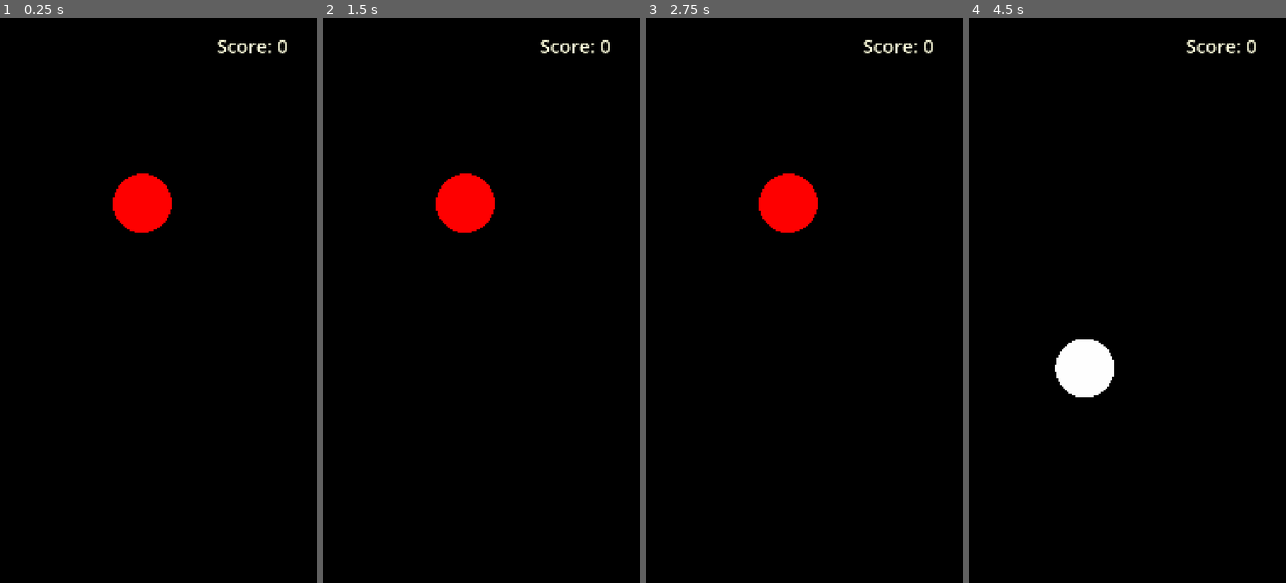
Above: before the commit, frames 1-4 (left to right).
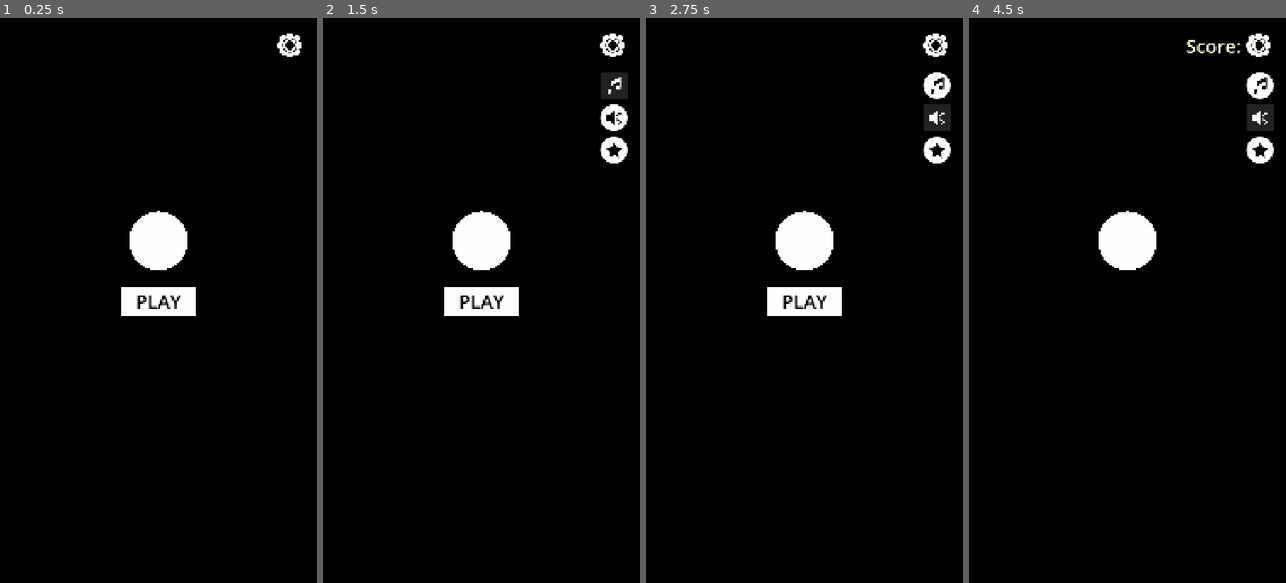
Above: after the commit, the same moments.

Repository: ngtrend/attictive
Game: Godot game, scene res://main.tscn
Same seed, same stepped clock (60 frames per second), same inputs: the game is played once before the commit and once after it. Before the commit the project starts from res://gameplay.tscn.
Inputs (mouse positions are in pixels of both pictures, inside the frame that each line leads up to):
- Up to frame 1 (0.25 s): no input
- Up to frame 2 (1.5 s): click (611, 46) at 0.52 s; click (614, 85) at 1.27 s
- Up to frame 3 (2.75 s): click (937, 119) at 2.02 s
- Up to frame 4 (4.5 s): click (1260, 147) at 2.77 s; click (1127, 300) at 3.5 s, where only the run after the commit has a clickable "PLAY"; click (1260, 119) at 4.27 s

The runs differ from the first frame. In frame 1, 4.3% of the frame differs, in the area x 35-96%, y 2-53%; in frame 2, 5.2%; in frame 3, 5.3%, in the area x 35-97%, y 2-53%; in frame 4, 4.2%.

Commit message:
req minimized , settings , ui controls added

Diff:
--- a/assert/ui_base.tres
+++ b/assert/ui_base.tres
@@ -1,5 +1,11 @@
 [gd_resource type="Theme" format=3 uid="uid://cadcsrqf66x6v"]
 
+[sub_resource type="StyleBoxFlat" id="StyleBoxFlat_wtq8p"]
+bg_color = Color(1, 1, 1, 1)
+
 [resource]
+Button/colors/font_color = Color(0, 0, 0, 1)
+Button/font_sizes/font_size = 64
+Button/styles/normal = SubResource("StyleBoxFlat_wtq8p")
 Label/colors/font_color = Color(1, 1, 0.87034494, 1)
 Label/font_sizes/font_size = 64
--- /dev/null
+++ b/assert/ui_control_buttons.tres
@@ -0,0 +1,13 @@
+[gd_resource type="Theme" format=3 uid="uid://d2rf1u254572j"]
+
+[sub_resource type="StyleBoxFlat" id="StyleBoxFlat_ixy46"]
+bg_color = Color(1, 1, 1, 1)
+corner_radius_top_left = 50
+corner_radius_top_right = 50
+corner_radius_bottom_right = 50
+corner_radius_bottom_left = 50
+
+[resource]
+Button/colors/icon_normal_color = Color(0, 0, 0, 1)
+Button/constants/icon_max_width = 55
+Button/styles/normal = SubResource("StyleBoxFlat_ixy46")
--- a/gameplay.gd
+++ b/gameplay.gd
@@ -1,17 +1,16 @@
 extends Node
+
 var score := 0
+var first_circle_position := Vector2.ZERO
+var circle_raduis := 100.0
+
 func register_circle(circle):
 	circle.popped_signal.connect(on_circle_popped)
-func on_circle_popped(circle_type: String, is_manual : bool):
-	if is_manual:
-		if circle_type == "red":
-			score -= 1
-		elif  circle_type == "white":
-			score += 1
-	#penality for missing white circles
-	else:
-		if circle_type == "white":
-			score -= 1
+func on_circle_popped(circle_type: String):
+	if circle_type == "red":
+		score -= 5
+	elif  circle_type == "white":
+		score += 1
 	if score <= 0: score = 0
 	print(score)
 	PlayFab.submit_score(score)
--- /dev/null
+++ b/main.tscn
@@ -0,0 +1,117 @@
+[gd_scene format=3 uid="uid://cs4btmtb1fyae"]
+
+[ext_resource type="Script" uid="uid://wigx3xk6xccr" path="res://script/main.gd" id="1_0xm2m"]
+[ext_resource type="Script" uid="uid://cxajlar7ijjwd" path="res://script/main_circle.gd" id="2_1bvp3"]
+[ext_resource type="Theme" uid="uid://cadcsrqf66x6v" path="res://assert/ui_base.tres" id="2_h2yge"]
+[ext_resource type="Texture2D" uid="uid://rkq7qq4e4ajl" path="res://assert/icon/settings.png" id="2_lquwl"]
+[ext_resource type="PackedScene" uid="uid://b5ohddlhrriqj" path="res://gameplay.tscn" id="4_1bvp3"]
+[ext_resource type="Texture2D" uid="uid://bqa5lrg6de1ma" path="res://assert/icon/music-on.png" id="6_5vw27"]
+[ext_resource type="Theme" uid="uid://d2rf1u254572j" path="res://assert/ui_control_buttons.tres" id="6_kek77"]
+[ext_resource type="Texture2D" uid="uid://ws73uais0258" path="res://assert/icon/sfx-on.png" id="7_kek77"]
+[ext_resource type="Texture2D" uid="uid://uj78frq6lhht" path="res://assert/icon/star.png" id="8_4c57u"]
+
+[sub_resource type="StyleBoxFlat" id="StyleBoxFlat_efxa6"]
+bg_color = Color(0, 0, 0, 0)
+
+[node name="Main" type="Control" unique_id=332869437]
+layout_mode = 3
+anchors_preset = 15
+anchor_right = 1.0
+anchor_bottom = 1.0
+grow_horizontal = 2
+grow_vertical = 2
+mouse_filter = 2
+script = ExtResource("1_0xm2m")
+
+[node name="ColorRect" type="ColorRect" parent="." unique_id=1125886328]
+layout_mode = 1
+anchors_preset = 15
+anchor_right = 1.0
+anchor_bottom = 1.0
+grow_horizontal = 2
+grow_vertical = 2
+color = Color(0, 0, 0, 1)
+
+[node name="MenuUi" type="CenterContainer" parent="." unique_id=2112470354]
+layout_mode = 1
+anchors_preset = 8
+anchor_left = 0.5
+anchor_top = 0.5
+anchor_right = 0.5
+anchor_bottom = 0.5
+offset_left = -20.0
+offset_top = -20.0
+offset_right = 20.0
+offset_bottom = 20.0
+grow_horizontal = 2
+grow_vertical = 2
+
+[node name="VBoxContainer" type="VBoxContainer" parent="MenuUi" unique_id=1365336637]
+layout_mode = 2
+
+[node name="Circle" type="Control" parent="MenuUi/VBoxContainer" unique_id=692052387]
+layout_mode = 2
+script = ExtResource("2_1bvp3")
+
+[node name="PlayButton" type="Button" parent="MenuUi/VBoxContainer" unique_id=1294199350]
+custom_minimum_size = Vector2(250, 100)
+layout_mode = 2
+theme = ExtResource("2_h2yge")
+text = "PLAY"
+
+[node name="Gameplay" parent="." unique_id=2067771726 instance=ExtResource("4_1bvp3")]
+visible = false
+layout_mode = 1
+
+[node name="MarginContainer" type="MarginContainer" parent="." unique_id=1614360673]
+layout_mode = 1
+anchors_preset = 1
+anchor_left = 1.0
+anchor_right = 1.0
+offset_left = -135.0
+offset_bottom = 135.0
+grow_horizontal = 0
+theme_override_constants/margin_top = 50
+theme_override_constants/margin_right = 50
+
+[node name="VBoxContainer" type="VBoxContainer" parent="MarginContainer" unique_id=341804314]
+layout_mode = 2
+theme_override_constants/separation = 20
+
+[node name="SettingsButton" type="TextureButton" parent="MarginContainer/VBoxContainer" unique_id=1076377240]
+layout_mode = 2
+texture_normal = ExtResource("2_lquwl")
+texture_pressed = ExtResource("2_lquwl")
+texture_hover = ExtResource("2_lquwl")
+
+[node name="SettingsPanel" type="Panel" parent="MarginContainer/VBoxContainer" unique_id=1932950742]
+layout_mode = 2
+theme_override_styles/panel = SubResource("StyleBoxFlat_efxa6")
+
+[node name="Controls" type="VBoxContainer" parent="MarginContainer/VBoxContainer/SettingsPanel" unique_id=641236981]
+layout_mode = 0
+offset_right = 93.0
+offset_bottom = 309.0
+theme_override_constants/separation = 20
+alignment = 1
+
+[node name="MusicButton" type="Button" parent="MarginContainer/VBoxContainer/SettingsPanel/Controls" unique_id=422716294]
+layout_mode = 2
+size_flags_vertical = 3
+theme = ExtResource("6_kek77")
+icon = ExtResource("6_5vw27")
+icon_alignment = 1
+
+[node name="SfxButton" type="Button" parent="MarginContainer/VBoxContainer/SettingsPanel/Controls" unique_id=1319275068]
+layout_mode = 2
+size_flags_vertical = 3
+theme = ExtResource("6_kek77")
+icon = ExtResource("7_kek77")
+icon_alignment = 1
+
+[node name="EditButton" type="Button" parent="MarginContainer/VBoxContainer/SettingsPanel/Controls" unique_id=796270489]
+layout_mode = 2
+size_flags_vertical = 3
+theme = ExtResource("6_kek77")
+icon = ExtResource("8_4c57u")
+icon_alignment = 1
--- a/project.godot
+++ b/project.godot
@@ -15,7 +15,7 @@
 [application]
 
 config/name="bubbleshot"
-run/main_scene="uid://b5ohddlhrriqj"
+run/main_scene="uid://cs4btmtb1fyae"
 config/features=PackedStringArray("4.6", "Mobile")
 boot_splash/show_image=false
 boot_splash/stretch_mode=0
--- a/script/circle.gd
+++ b/script/circle.gd
@@ -2,12 +2,11 @@
 
 signal popped_signal(circle_type: String)
 
-@export var radius := 20.0
 @export var circle_color := Color.WHITE
-@export var life_span := 3.0
 @export var play_area : NodePath
 @export var effects_node : NodePath
 @export var ripple_scene : PackedScene
+@export var red_spawn_threshold := 10
 
 const CIRCLE_COLORS = {
 	"white" : Color.WHITE,
@@ -15,8 +14,10 @@
 }
 const COLOR_POOL = ["white", "white","white","white", "red"]
 var popped := false
+
+var radius := GamePlay.circle_raduis
 var circle_type := "white"
-var life_timer : Timer
+var first_circle := true
 
 func _draw() -> void:
 	if popped:
@@ -24,25 +25,22 @@
 	draw_circle(Vector2.ZERO, radius, circle_color)
 
 func _ready() -> void:
+	print("Circle entred")
 	randomize()
 	assign_random_color()
 	GamePlay.register_circle(self)
-	life_timer = Timer.new()
-	life_timer.one_shot = true
-	life_timer.timeout.connect(_on_life_span_expires)
-	add_child(life_timer)
 
 	await get_tree().create_timer(0.1).timeout
-	global_position = get_random_position()
+	if first_circle:
+		global_position = GamePlay.first_circle_position
+		first_circle = false
+	else:
+		global_position = get_random_position()
 	queue_redraw()
 
-	life_timer.start(life_span)
-func _on_life_span_expires():
-	if popped:
-		return
-	pop(false)
 func assign_random_color() -> void:
-	circle_type = COLOR_POOL[randi() % COLOR_POOL.size()]
+	var selected_circle_type = COLOR_POOL[randi() % COLOR_POOL.size()]
+	circle_type = selected_circle_type if GamePlay.score > red_spawn_threshold else "white"
 	circle_color = CIRCLE_COLORS[circle_type]
 func _unhandled_input(event: InputEvent) -> void:
 	if popped:
@@ -51,10 +49,14 @@
 		if event.button_index == MOUSE_BUTTON_LEFT and event.pressed:
 			if is_mouse_inside():
 				pop()
+			elif is_player_inside_play_area(event.position) and circle_type == "red":
+				pop(true)
 	elif event is InputEventScreenTouch:
 		if event.pressed:
 			if is_touch_inside(event.position):
 				pop()
+			elif is_player_inside_play_area(event.position) and circle_type == "red":
+				pop(true)
 func is_touch_inside(pos : Vector2) -> bool:
 	var local_pos = to_local(pos)
 	return local_pos.length() <= radius
@@ -63,6 +65,9 @@
 func get_play_area_size() -> Rect2:
 	var play_area_rect = get_node(play_area) as ColorRect
 	return play_area_rect.get_global_rect()
+func is_player_inside_play_area(pos : Vector2):
+	var rect := get_play_area_size()
+	return rect.has_point(pos)
 func get_random_position() -> Vector2:
 	var rect := get_play_area_size()
 	var x = randf_range(rect.position.x + radius , rect.position.x + rect.size.x - radius)
@@ -73,12 +78,12 @@
 	assign_random_color()
 	global_position = get_random_position()
 	queue_redraw()
-	life_timer.start(life_span)
-func pop(is_manual : bool = true):
+func pop(off_red : bool = false):
 	if popped:
 		return
 	popped = true
-	emit_signal("popped_signal",circle_type, is_manual)
+	if !off_red:
+		emit_signal("popped_signal",circle_type)
 	_spawn_ripple_at_global(global_position)
 	await get_tree().create_timer(0.1).timeout
 	respawn()
--- /dev/null
+++ b/script/main.gd
@@ -0,0 +1,75 @@
+extends Control
+@onready var play_button: Button = $MenuUi/VBoxContainer/PlayButton
+@onready var gameplay: Control = $Gameplay
+@onready var menu_ui: CenterContainer = $MenuUi
+@onready var settings_button: TextureButton = $MarginContainer/VBoxContainer/SettingsButton
+@onready var settings_panel: Panel = $MarginContainer/VBoxContainer/SettingsPanel
+
+var settings_tween: Tween
+const SLIDE_OFFSET := 20
+
+func _ready() -> void:
+	play_button.pressed.connect(_on_play_button_pressed)
+	settings_button.pressed.connect(_on_settings_button_pressed)
+	await get_tree().process_frame
+	settings_panel.hide()
+	gameplay.hide()
+func _on_play_button_pressed():
+	play_button.disabled = true
+	menu_ui.hide()
+	gameplay.show()
+func _on_settings_button_pressed():
+	if !settings_panel.visible:
+		show_settings()
+	else:
+		hide_settings()
+func show_settings():
+	if settings_tween and settings_tween.is_valid():
+		settings_tween.kill()
+
+	settings_panel.visible = true
+
+	var button_pos = settings_button.global_position
+	var button_size = settings_button.size
+
+	var shown_y = button_pos.y + button_size.y
+	var hidden_y = shown_y - SLIDE_OFFSET
+
+	settings_panel.position = Vector2(button_pos.x - 10, hidden_y)
+	settings_panel.modulate.a = 0.0
+
+	settings_tween = create_tween()
+	settings_tween.set_parallel(true)
+
+	settings_tween.tween_property(
+		settings_panel, "position:y", shown_y, 0.28
+	).set_ease(Tween.EASE_OUT).set_trans(Tween.TRANS_CUBIC)
+
+	settings_tween.tween_property(
+		settings_panel, "modulate:a", 1.0, 0.25
+	).set_ease(Tween.EASE_OUT)
+
+func hide_settings():
+	if settings_tween and settings_tween.is_valid():
+		settings_tween.kill()
+
+	var button_pos = settings_button.global_position
+	var button_size = settings_button.size
+
+	var shown_y = button_pos.y + button_size.y
+	var hidden_y = shown_y - SLIDE_OFFSET
+
+	settings_tween = create_tween()
+	settings_tween.set_parallel(true)
+
+	settings_tween.tween_property(
+		settings_panel, "position:y", hidden_y, 0.22
+	).set_ease(Tween.EASE_IN).set_trans(Tween.TRANS_CUBIC)
+
+	settings_tween.tween_property(
+		settings_panel, "modulate:a", 0.0, 0.2
+	).set_ease(Tween.EASE_IN)
+
+	settings_tween.finished.connect(func():
+		settings_panel.visible = false
+	)
--- /dev/null
+++ b/script/main_circle.gd
@@ -0,0 +1,9 @@
+extends Control
+
+func _ready() -> void:
+	queue_redraw()
+func _draw() -> void:
+	var pos = size / 2
+	pos.y -= 150
+	draw_circle(pos , GamePlay.circle_raduis, Color.WHITE)
+	GamePlay.first_circle_position = global_position + pos
--- a/script/name_popup.gd
+++ b/script/name_popup.gd
@@ -6,7 +6,6 @@
 func _ready() -> void:
 	get_tree().paused = true
 	process_mode = ProcessMode.PROCESS_MODE_ALWAYS
-
 	submit_button.pressed.connect(_on_submit)
 func _on_submit():
 	var player_name = user_name.text.strip_edges()
Binary file added: assert/icon/music-off.png
Not shown, added: assert/icon/music-off.png.import
Binary file added: assert/icon/music-on.png
Not shown, added: assert/icon/music-on.png.import
Binary file added: assert/icon/settings.png
Not shown, added: assert/icon/settings.png.import
Binary file added: assert/icon/sfx-off.png
Not shown, added: assert/icon/sfx-off.png.import
Binary file added: assert/icon/sfx-on.png
Not shown, added: assert/icon/sfx-on.png.import
Binary file added: assert/icon/star.png
Not shown, added: assert/icon/star.png.import
(and 3 more such lines)
